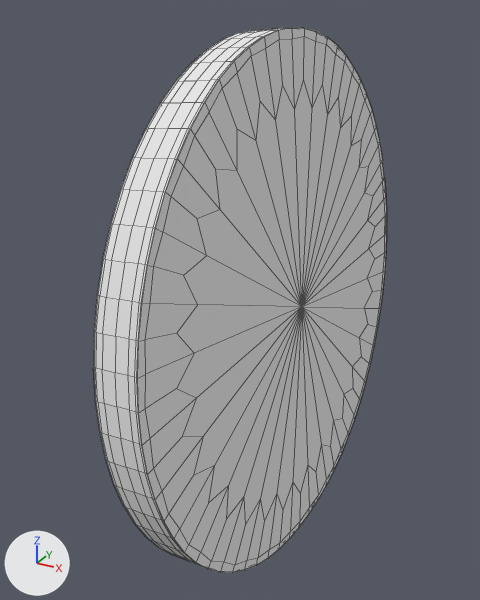
The OBJ model assets/coin.obj, before and after one commit.
Both versions are drawn from a 50 mm camera at (0.895, -1.844, 1.055) aimed at (-0.25, 0.237, 0.014). Lighting does not change. The marker at lower left points along +X, +Y and +Z. Mesh edges are drawn as thin lines. Where no turn or scale is listed for an object, it has been applied to the vertices.
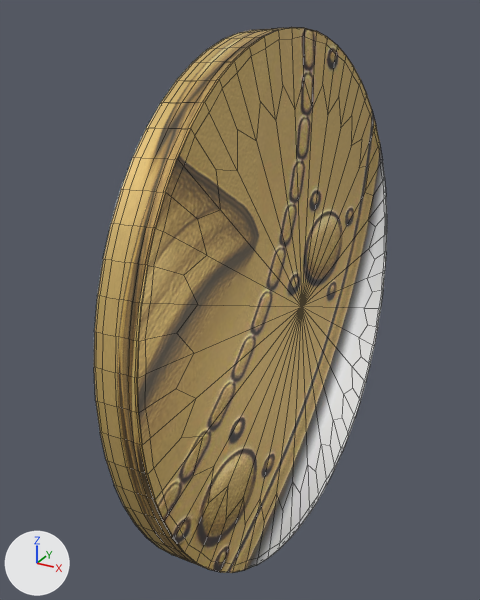
The newer file is also turned or shifted as a whole; pictures and numbers use the older file's frame.

What changed in the scene script:
```text
Add img_orel_jpg:
    img_orel_jpg = load_image('orel.jpg', 'orel.jpg', 1108, 1105, 'sRGB')
Add mat_material_001:
    mat_material_001 = bpy.data.materials.new('Material.001')
    # uses the picture img_orel_jpg
Change me_cylinder:
    where me_cylinder.from_pydata(...)  # 962 vertices, 960 faces; spans x -0.24..0.05, y -0.68..1.31, z -1.0..1.0
    used by ob_cylinder; location = (0.0, 0.0, 0.0)
    me_cylinder part 1: 21 vertices moved within x -0.15..0.04, y 0.96..1.3, z -0.75..0.21; 1 vertex removed from x 0.04, y 0.95, z -0.75; 1 vertex added at x 0.04, y 0.96, z -0.75
    me_cylinder part 2: 588 faces spanning x -0.24..0.05, y -0.68..1.31, z -1.0..1.0 switch from mat_coin_material_001 (white #e7e7e7) to mat_material_001
```

Pixel boxes (x1, y1, x2, y2) of what changed, in the pictures (480 x 600 px; the box of a moved part takes in the faces that stretch with it):
'Cylinder', reshaped: before (93, 27, 387, 573); after (94, 27, 387, 573)
part 1 of me_cylinder, moved or reshaped (not visible before): after (384, 197, 387, 234)
part 2 of me_cylinder, recoloured (grey to brown): (95, 28, 385, 568) in both
